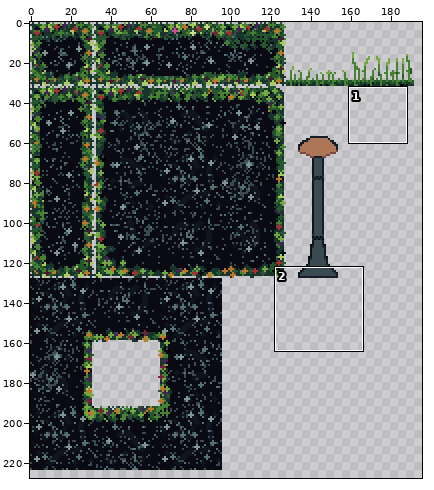
File history of a pixel-art file, assets/fading-sanity.aseprite. Above: a wide view before the commit, with the close-up outlined.
Close-up. The starting point:
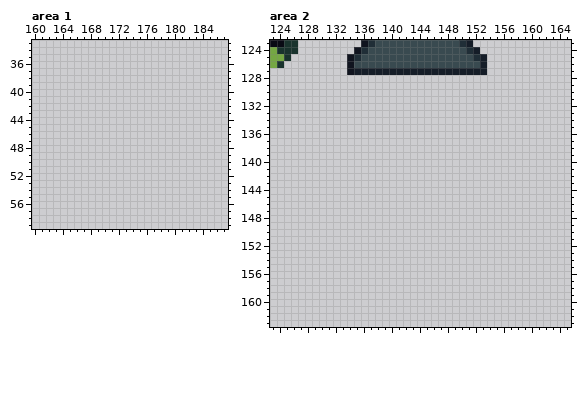
256x256 pixels, 1 frame. Shown: area 1: x 160..187, y 33..59; area 2: x 123..165, y 123..163. The wide view leaves out empty margins.
After the commit:
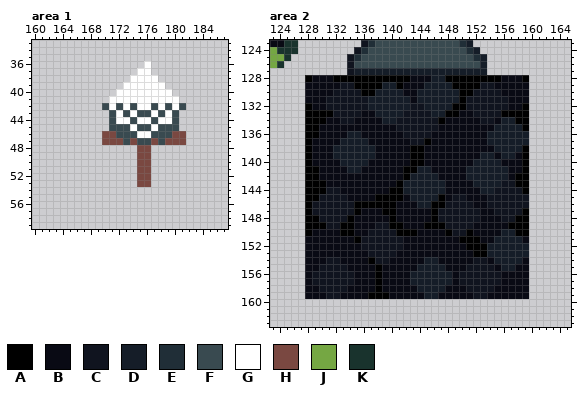
Palette (. is transparent): A #000000  B #090a14  C #10141f  D #151d28  E #202e37  F #394a50  G #ffffff  H #7a4841  J #75a743  K #19332d
Difference:
--- area 1
@@ x 168..183 @@
 35 ................
-36 ................
-37 ................
-38 ................
-39 ................
-40 ................
-41 ................
-42 ................
-43 ................
-44 ................
-45 ................
-46 ................
-47 ................
-48 ................
-49 ................
-50 ................
-51 ................
-52 ................
-53 ................
+36 ........G.......
+37 .......GG.......
+38 ......GGGG......
+39 .....GGGGGG.....
+40 ....GGGGGGGG....
+41 ...GGGGGGGGGG...
+42 ..FGFGFGGFGFGF..
+43 ...FGFGFFGFGF...
+44 ...FGGFGGFGGF...
+45 ...FFFGFFGFFF...
+46 ..HHFFFGGFFFHH..
+47 ..HHHFHFFHFHHH..
+48 .......HH.......
+49 .......HH.......
+50 .......HH.......
+51 .......HH.......
+52 .......HH.......
+53 .......HH.......
 54 ................
--- area 2
@@ x 123..165 @@
 127 ...........CDDDDDDDDDDDDDDDDDDD............
-128 ...........................................
-129 ...........................................
-130 ...........................................
-131 ...........................................
-132 ...........................................
-133 ...........................................
-134 ...........................................
-135 ...........................................
-136 ...........................................
-137 ...........................................
-138 ...........................................
-139 ...........................................
-140 ...........................................
-141 ...........................................
-142 ...........................................
-143 ...........................................
-144 ...........................................
-145 ...........................................
-146 ...........................................
-147 ...........................................
-148 ...........................................
-149 ...........................................
-150 ...........................................
-151 ...........................................
-152 ...........................................
-153 ...........................................
-154 ...........................................
-155 ...........................................
-156 ...........................................
-157 ...........................................
-158 ...........................................
-159 ...........................................
+128 .....ABBBAAAAAAAAAAABBBDDAAAAAAAABBBA......
+129 .....BBBBBCCAAAADDABBBDDDDAAAACCBBBBB......
+130 .....BBBBCCCCAADDDDBBDDDDDDAACCCCBBBB......
+131 .....BBBCCCCCCDDDDDDBDDDDDDACCCCCCBBB......
+132 .....ABBCCCCCCDDDDDDCCDDDDAACCCCCCBBA......
+133 .....AAAACCCCBBDDDDCCCCDDAABBCCCCAAAA......
+134 .....AAABBCCBBBBDDCCCCCCABBBBBCCBDDAA......
+135 .....AABBBBBBBBBBBCCCCCCBBBBBBBBDDDDA......
+136 .....AABBBBDDBBBBBBCCCCBBBBBBBBDDDDDD......
+137 .....ABBBBDDDDBBBBBBCCABBBBBBBBDDDDDD......
+138 .....ABBBDDDDDDBBBBBAABBBBBBBBBBDDDDA......
+139 .....ABBBDDDDDDBBBBBAABBBBBBBBDDBDDBA......
+140 .....ABBBBDDDDBBBBBBAABBBBBBBDDDDBBBA......
+141 .....AABBBBDDBBBBBBAADDBBBBBDDDDDDBBA......
+142 .....AABBBBBBBBBBBBADDDDBBBBDDDDDDBAA......
+143 .....AAABBBBBBBBBBADDDDDDBBBBDDDDCCAA......
+144 .....AAACCBBBBBBBAADDDDDDBBBBBDDCCCCA......
+145 .....AACCCCBBBBAAAABDDDDABCCBBBCCCCCC......
+146 .....ACCCCCCAAAAAABBBDDAACCCCBBCCCCCC......
+147 .....ACCCCCCABBBAABBBBBACCCCCCBBCCCCA......
+148 .....AACCCCABBBBBABBBBBACCCCCCBBBCCAA......
+149 .....AAACCAABBBCCAABBBAAACCCCBBBBBAAA......
+150 .....ABBBBAABBCCCCAAABBBBACCABBBBDDAA......
+151 .....BBBBBBBACCCCCCBBBBBBBBAAABBDDDDB......
+152 .....BBBBBBBBCCCCCCBBBBBBBBBAAADDDDDD......
+153 .....BBBBBBBBBCCCCBBBBBBBBBBBAADDDDDD......
+154 .....BBBCCBBBBACCBBBBBDDBBBBBCCBDDDDB......
+155 .....BBCCCCBBBBABBBBBDDDDBBBCCCCBDDBB......
+156 .....BCCCCCCBBBABBBBDDDDDDBCCCCCCBBBB......
+157 .....BCCCCCCBBBABBBBDDDDDDBCCCCCCBBBB......
+158 .....BBCCCCBBBBABBBBBDDDDBBBCCCCBBBBB......
+159 .....BBBCCBBBBAAABBBBBDDBBBBBCCBBBBBB......
 160 ...........................................
